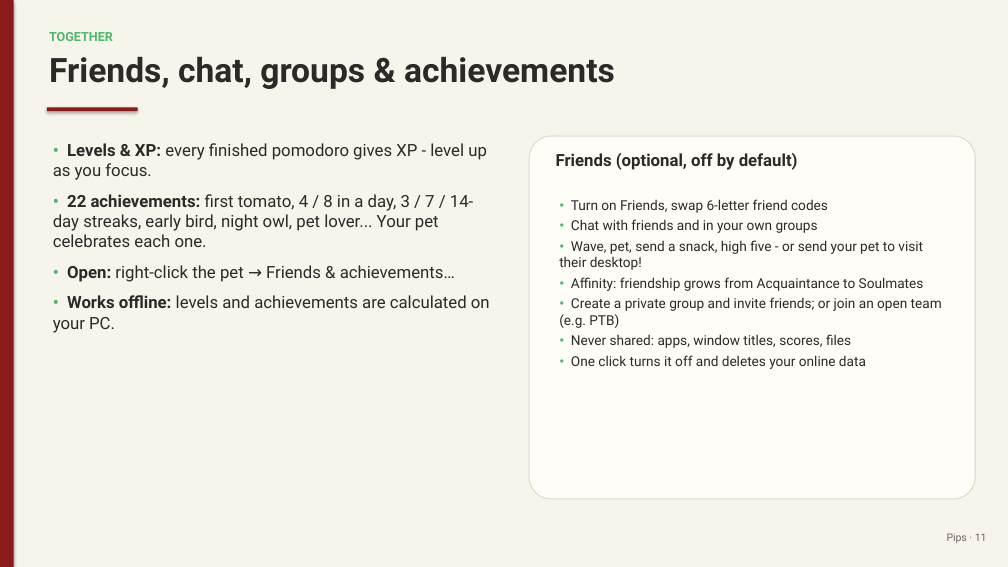
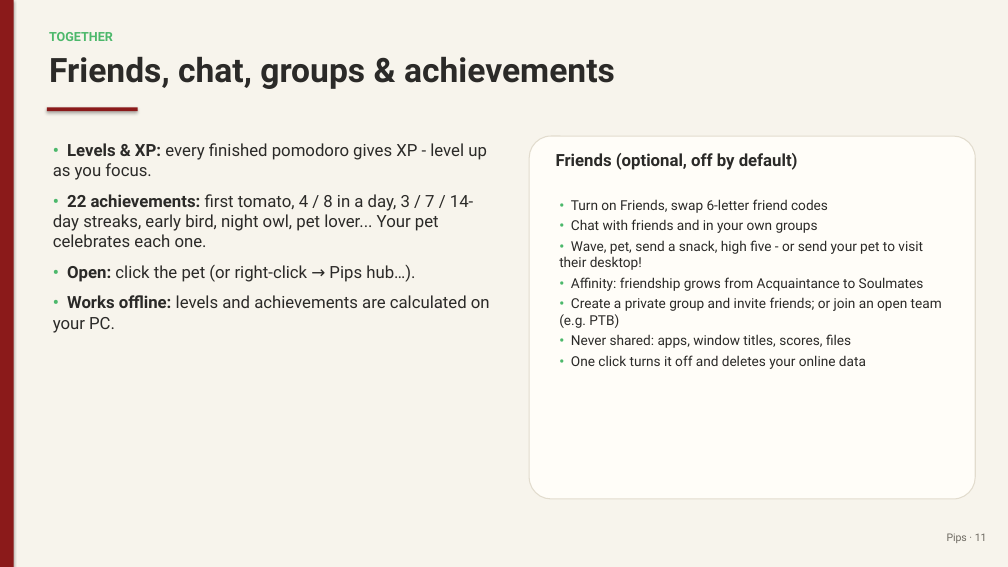
Before and after one commit to juw12/projects, a slide deck: slide 11 of apps/pips/web/download/Pips-Guide.pptx. Drawn at 1008x567 pixels with LibreOffice and Linux fonts; fonts in the diff are those of the drawing. Boxes give left, top, right and bottom in pixels: in the first picture for what was removed or moved away, otherwise in the second. Text is boxed around its words. In the diff, an @@ line names an element or a change of style, - is before the commit and + after.

Commit message:
pips 2.5.0: Shop, coins, props & moves

```diff
--- a/apps/pips/web/download/Pips-Guide.pptx
+++ b/apps/pips/web/download/Pips-Guide.pptx
@@ text at bbox=[67, 265, 415, 282]: text changed @@
-• Open: right-click the pet → Friends & achievements…
+• Open: click the pet (or right-click → Pips hub…).
```
Also in this commit, not shown: 10 other slides changed, 2 slides added, 1 slide removed, 11 other files.
